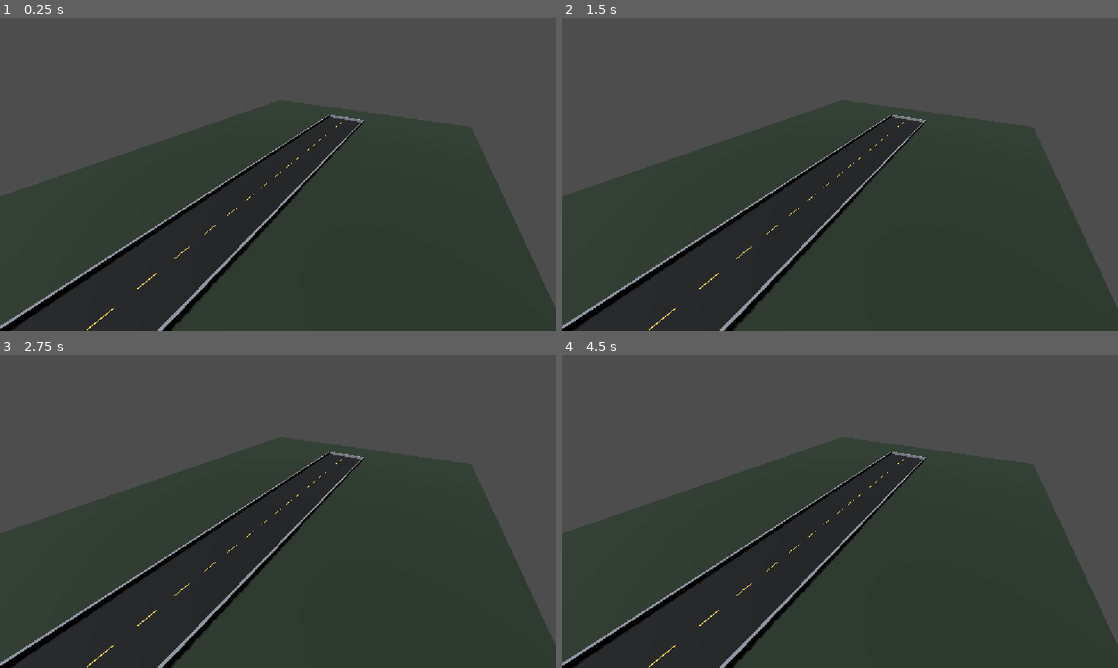
Above: before the commit, frames 1-4 (two rows, left to right).
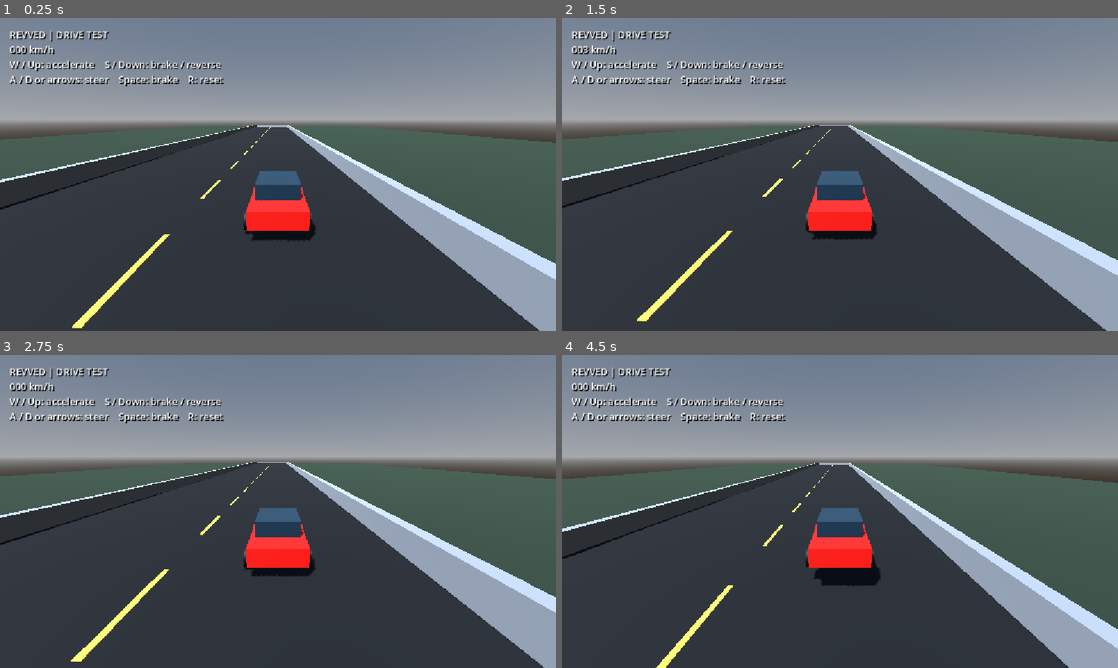
Above: after the commit, the same moments.

Repository: EmrysCodes/Revved
Game: Godot game, scene res://scenes/test_environment.tscn
The game is run twice, just before and just after one commit, with the same random seed, the same clock (stepped at 60 frames per second) and the same inputs.
Inputs:
- Up to frame 1 (0.25 s): no input
- Up to frame 2 (1.5 s): tap Enter at 0.5 s; hold D 0.53-1.28 s; hold Space 0.53-1.28 s; tap R at 0.6 s; hold S from 1.28 s (still down); tap Space at 1.35 s
- Up to frame 3 (2.75 s): tap Space at 1.52, 1.82 s; tap R at 1.55, 2.1 s; release S at 2.03 s; hold D from 2.03 s (still down); hold Space from 2.03 s (still down)
- Up to frame 4 (4.5 s): tap Enter at 2.75 s; release D at 2.78 s; release Space at 2.78 s; hold W 2.78-3.53 s; tap R at 2.85, 4.35 s; tap Space at 3.02, 3.32 s; hold Space 3.53-4.28 s; hold A from 3.53 s (still down)

The runs differ from the first frame. In frame 1, 54% of the frame differs, in the area x 0-100%, y 0-100%; in frame 2, 54%; in frame 3, 54%; in frame 4, 56%.

Commit message:
Add first arcade driving prototype
Add a reusable placeholder car with acceleration, braking,
reverse, steering, collision handling, and spawn reset.

Add a chase camera, speed display, control hints, and
daylight sky to the road test environment.

Diff:
--- a/scenes/test_environment.tscn
+++ b/scenes/test_environment.tscn
@@ -1,4 +1,18 @@
-[gd_scene load_steps=14 format=3]
+[gd_scene load_steps=18 format=3]
+
+[ext_resource type="PackedScene" path="res://vehicles/arcade_car.tscn" id="1_car"]
+
+[sub_resource type="ProceduralSkyMaterial" id="SkyMaterial"]
+
+[sub_resource type="Sky" id="Sky"]
+sky_material = SubResource("SkyMaterial")
+
+[sub_resource type="Environment" id="Environment"]
+background_mode = 2
+sky = SubResource("Sky")
+ambient_light_source = 3
+ambient_light_color = Color(0.75, 0.8, 1, 1)
+ambient_light_energy = 0.45
 
 [sub_resource type="StandardMaterial3D" id="Material_Ground"]
 albedo_color = Color(0.13, 0.19, 0.14, 1)
@@ -44,6 +58,9 @@
 size = Vector3(0.18, 0.02, 3)
 
 [node name="TestEnvironment" type="Node3D"]
+
+[node name="WorldEnvironment" type="WorldEnvironment" parent="."]
+environment = SubResource("Environment")
 
 [node name="Sun" type="DirectionalLight3D" parent="."]
 rotation_degrees = Vector3(-55, -30, 0)
@@ -53,11 +70,13 @@
 [node name="OverviewCamera" type="Camera3D" parent="."]
 position = Vector3(26, 30, 40)
 rotation_degrees = Vector3(-32, 33, 0)
-current = true
+current = false
 far = 300.0
 
 [node name="VehicleSpawn" type="Marker3D" parent="."]
 position = Vector3(3.5, 1, 45)
+
+[node name="PlayerCar" parent="VehicleSpawn" instance=ExtResource("1_car")]
 
 [node name="Ground" type="StaticBody3D" parent="."]
 position = Vector3(0, -0.25, 0)
--- /dev/null
+++ b/vehicles/arcade_car.gd
@@ -0,0 +1,68 @@
+extends CharacterBody3D
+## First flat-road arcade prototype. Forward is local -Z; distances are meters.
+
+@export var top_speed: float = 32.0
+@export var reverse_speed: float = 9.0
+@export var acceleration: float = 12.0
+@export var braking: float = 26.0
+@export var rolling_drag: float = 4.0
+@export var steering_rate: float = 1.6
+
+var _speed: float = 0.0
+var _spawn_transform: Transform3D
+
+@onready var _readout: Label = $HUD/Readout
+
+
+func _ready() -> void:
+	_spawn_transform = global_transform
+	$CameraArm.add_excluded_object(get_rid())
+
+
+func _unhandled_key_input(event: InputEvent) -> void:
+	if event is InputEventKey and event.pressed and not event.echo:
+		if event.physical_keycode == KEY_R:
+			_reset_car()
+
+
+func _physics_process(delta: float) -> void:
+	var throttle: float = float(_held(KEY_W, KEY_UP)) - float(_held(KEY_S, KEY_DOWN))
+	var steering: float = float(_held(KEY_D, KEY_RIGHT)) - float(_held(KEY_A, KEY_LEFT))
+	var grounded: bool = is_on_floor()
+	if grounded:
+		if Input.is_physical_key_pressed(KEY_SPACE):
+			_speed = move_toward(_speed, 0.0, braking * delta)
+		elif not is_zero_approx(throttle):
+			var target: float = top_speed if throttle > 0.0 else -reverse_speed
+			var rate: float = braking if _speed * throttle < 0.0 else acceleration
+			_speed = move_toward(_speed, target, rate * delta)
+		else:
+			_speed = move_toward(_speed, 0.0, rolling_drag * delta)
+		# Reverse steering follows the direction of travel; no turning in place.
+		var steering_weight: float = clampf(absf(_speed) / 6.0, 0.0, 1.0)
+		rotate_y(-steering * steering_rate * steering_weight * signf(_speed) * delta)
+
+	var forward: Vector3 = -global_transform.basis.z
+	velocity.x = forward.x * _speed
+	velocity.z = forward.z * _speed
+	if grounded:
+		velocity.y = -0.5
+	else:
+		velocity.y -= 22.0 * delta
+	move_and_slide()
+	# Use collision-resolved motion so barriers do not preserve stored speed.
+	_speed = Vector3(velocity.x, 0.0, velocity.z).dot(forward)
+	_readout.text = "REVVED | DRIVE TEST\n%03d km/h\nW / Up: accelerate    S / Down: brake / reverse\nA / D or arrows: steer    Space: brake    R: reset" % roundi(absf(_speed) * 3.6)
+	if global_position.y < -10.0:
+		_reset_car()
+
+
+func _held(first: Key, second: Key) -> bool:
+	return Input.is_physical_key_pressed(first) or Input.is_physical_key_pressed(second)
+
+
+func _reset_car() -> void:
+	global_transform = _spawn_transform
+	velocity = Vector3.ZERO
+	_speed = 0.0
+	reset_physics_interpolation()
--- /dev/null
+++ b/vehicles/arcade_car.tscn
@@ -0,0 +1,118 @@
+[gd_scene load_steps=12 format=3]
+
+[ext_resource type="Script" path="res://vehicles/arcade_car.gd" id="1_car"]
+
+[sub_resource type="StandardMaterial3D" id="Material_Paint"]
+albedo_color = Color(0.85, 0.08, 0.045, 1)
+roughness = 0.6
+
+[sub_resource type="StandardMaterial3D" id="Material_Glass"]
+albedo_color = Color(0.08, 0.18, 0.25, 1)
+roughness = 0.6
+
+[sub_resource type="StandardMaterial3D" id="Material_Tire"]
+albedo_color = Color(0.025, 0.025, 0.03, 1)
+roughness = 0.6
+
+[sub_resource type="StandardMaterial3D" id="Material_Light"]
+albedo_color = Color(1, 0.92, 0.65, 1)
+roughness = 0.6
+
+[sub_resource type="BoxMesh" id="Mesh_Body"]
+size = Vector3(1.8, 0.6, 4)
+
+[sub_resource type="BoxMesh" id="Mesh_Cabin"]
+size = Vector3(1.45, 0.55, 1.8)
+
+[sub_resource type="BoxMesh" id="Mesh_Lamp"]
+size = Vector3(0.45, 0.16, 0.06)
+
+[sub_resource type="CylinderMesh" id="Mesh_Wheel"]
+top_radius = 0.34
+bottom_radius = 0.34
+height = 0.24
+radial_segments = 16
+
+[sub_resource type="BoxShape3D" id="Shape_Body"]
+size = Vector3(1.85, 1.3, 4.05)
+
+[sub_resource type="SphereShape3D" id="Shape_Camera"]
+radius = 0.2
+
+[node name="ArcadeCar" type="CharacterBody3D"]
+floor_snap_length = 0.3
+script = ExtResource("1_car")
+
+[node name="Collision" type="CollisionShape3D" parent="."]
+position = Vector3(0, 0.65, 0)
+shape = SubResource("Shape_Body")
+
+[node name="Body" type="MeshInstance3D" parent="."]
+position = Vector3(0, 0.65, 0)
+mesh = SubResource("Mesh_Body")
+material_override = SubResource("Material_Paint")
+
+[node name="Cabin" type="MeshInstance3D" parent="."]
+position = Vector3(0, 1.2, 0.25)
+mesh = SubResource("Mesh_Cabin")
+material_override = SubResource("Material_Glass")
+
+[node name="LeftHeadlight" type="MeshInstance3D" parent="."]
+position = Vector3(-0.58, 0.75, -2.03)
+mesh = SubResource("Mesh_Lamp")
+material_override = SubResource("Material_Light")
+
+[node name="RightHeadlight" type="MeshInstance3D" parent="."]
+position = Vector3(0.58, 0.75, -2.03)
+mesh = SubResource("Mesh_Lamp")
+material_override = SubResource("Material_Light")
+
+[node name="FrontLeftWheel" type="MeshInstance3D" parent="."]
+position = Vector3(-0.94, 0.34, -1.25)
+rotation_degrees = Vector3(0, 0, 90)
+mesh = SubResource("Mesh_Wheel")
+material_override = SubResource("Material_Tire")
+
+[node name="FrontRightWheel" type="MeshInstance3D" parent="."]
+position = Vector3(0.94, 0.34, -1.25)
+rotation_degrees = Vector3(0, 0, 90)
+mesh = SubResource("Mesh_Wheel")
+material_override = SubResource("Material_Tire")
+
+[node name="RearLeftWheel" type="MeshInstance3D" parent="."]
+position = Vector3(-0.94, 0.34, 1.25)
+rotation_degrees = Vector3(0, 0, 90)
+mesh = SubResource("Mesh_Wheel")
+material_override = SubResource("Material_Tire")
+
+[node name="RearRightWheel" type="MeshInstance3D" parent="."]
+position = Vector3(0.94, 0.34, 1.25)
+rotation_degrees = Vector3(0, 0, 90)
+mesh = SubResource("Mesh_Wheel")
+material_override = SubResource("Material_Tire")
+
+[node name="CameraArm" type="SpringArm3D" parent="."]
+position = Vector3(0, 1.5, 0)
+rotation_degrees = Vector3(-15, 0, 0)
+spring_length = 7.5
+shape = SubResource("Shape_Camera")
+margin = 0.2
+
+[node name="FollowCamera" type="Camera3D" parent="CameraArm"]
+current = true
+fov = 75.0
+far = 300.0
+
+[node name="HUD" type="CanvasLayer" parent="."]
+
+[node name="Readout" type="Label" parent="HUD"]
+offset_left = 20.0
+offset_top = 20.0
+offset_right = 750.0
+offset_bottom = 150.0
+mouse_filter = 2
+theme_override_colors/font_shadow_color = Color(0, 0, 0, 1)
+theme_override_constants/shadow_offset_x = 2
+theme_override_constants/shadow_offset_y = 2
+theme_override_font_sizes/font_size = 20
+text = "REVVED | DRIVE TEST"
Not shown, added: vehicles/arcade_car.gd.uid
